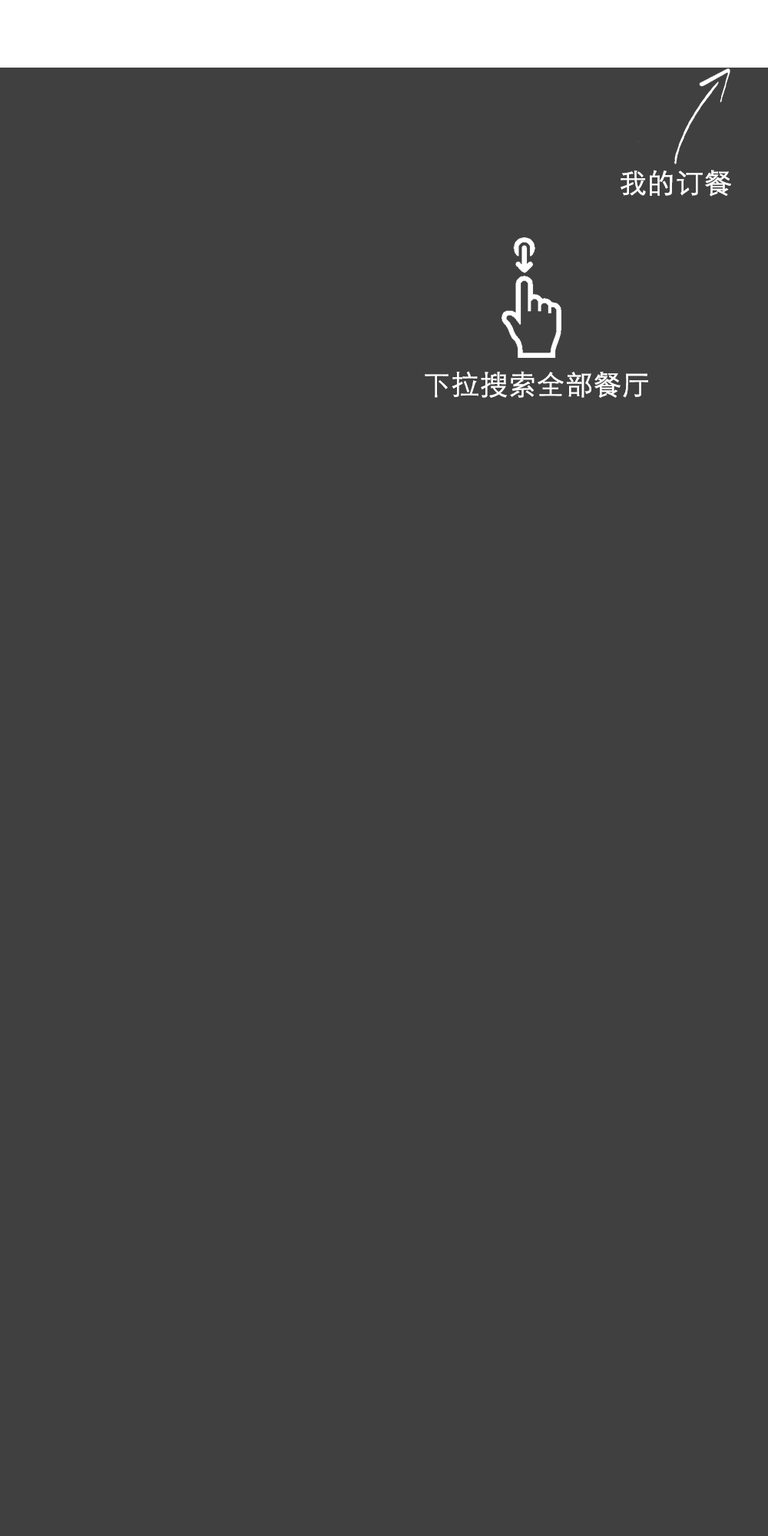
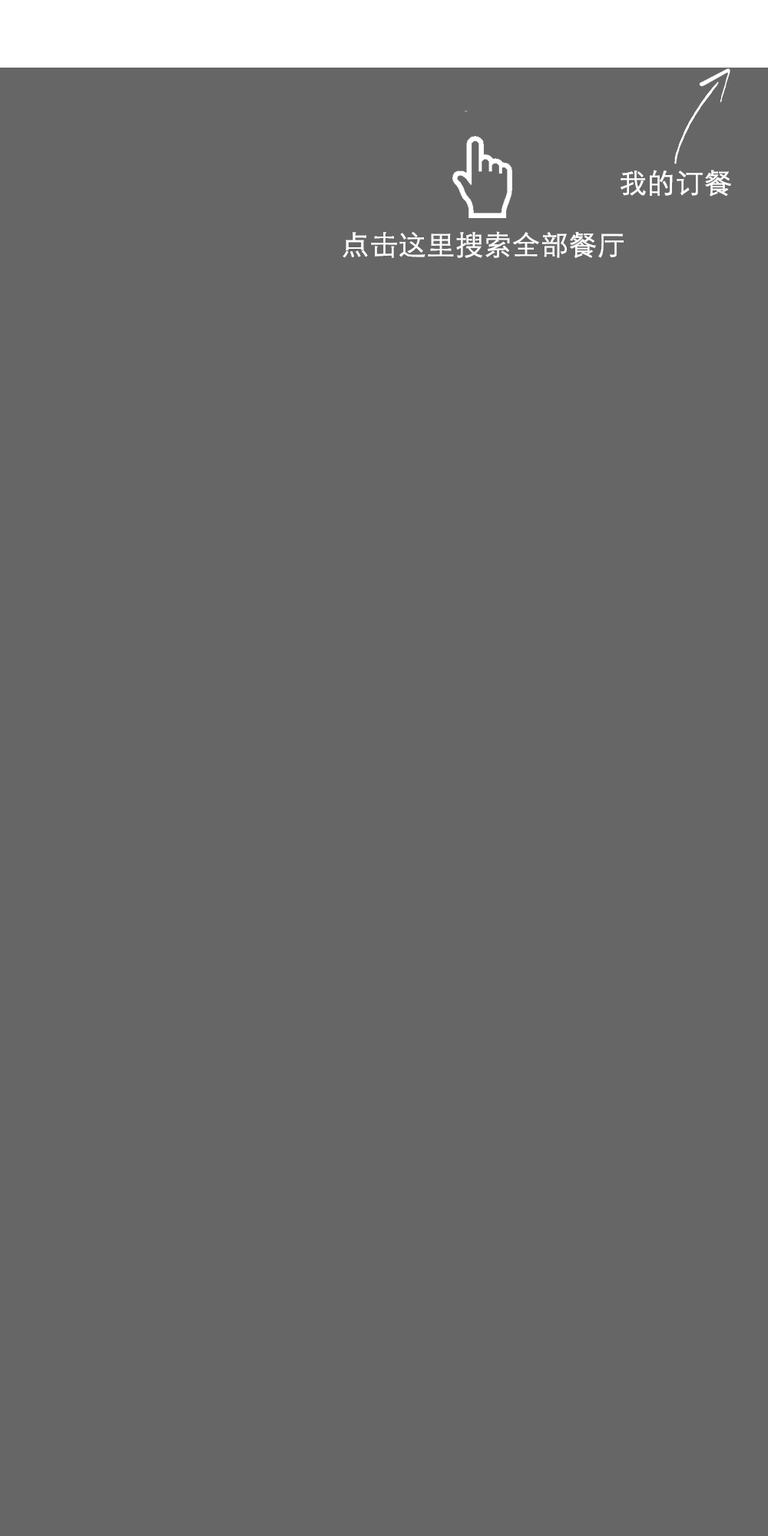
Two versions of the same layered image (768px x 1536px). Layer-by-layer changes:
renamed "下拉搜索全部餐厅" to "点击这里搜索全部餐厅", painted on it over [342, 231, 649, 398]
added layer "gesture click" above "gesture" over [452, 109, 513, 219]
hid "gesture" over [501, 237, 562, 358]
